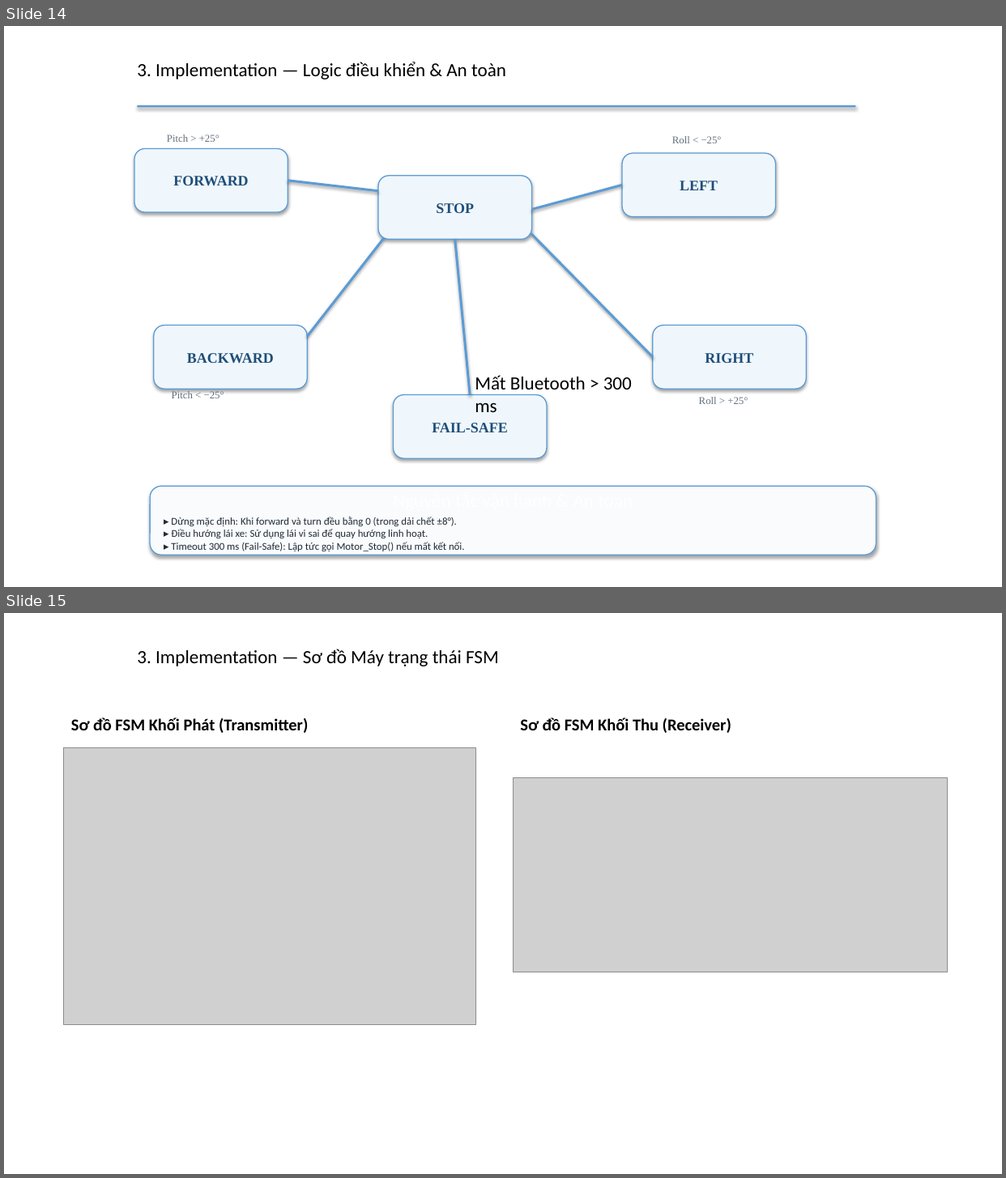
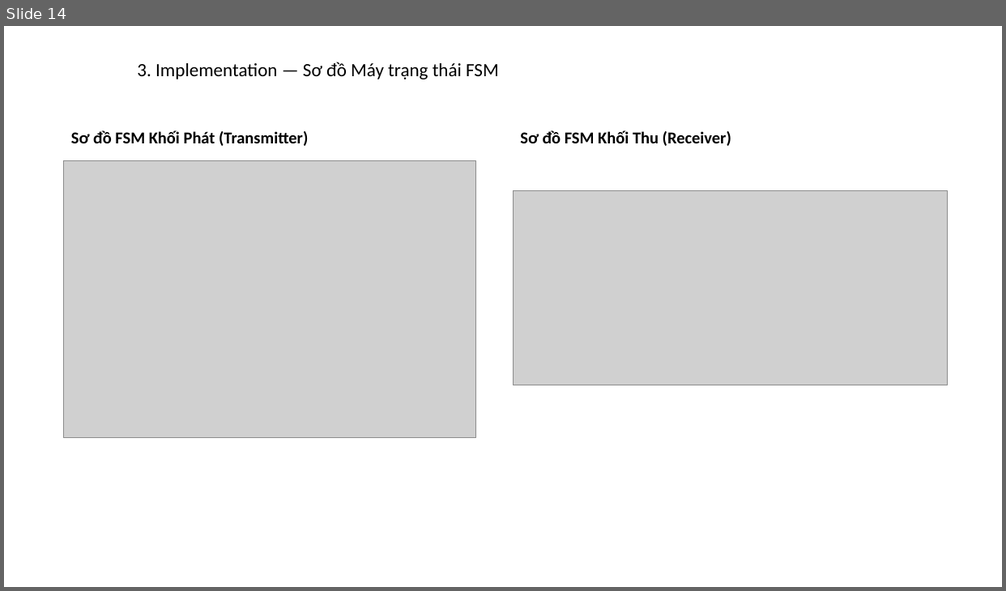
Before and after one commit to Theta2414/Controlling-Robot-Car, a slide deck: Presentation/EmbeddedC.pptx. Shown one above the other, each under a label of ours: slides 14 and 15 before the commit, slide 14 after it. The pictures are 1006x1178 and 1006x591 pixels, drawn with LibreOffice and Linux fonts; fonts in the diff are those of the drawing; grey boxes stand for pictures; background and template pictures are left out. Boxes give left, top, right and bottom in pixels: in the first picture for what was removed or moved away, otherwise in the second. Text is boxed around its words. In the diff, an @@ line names an element or a change of style, - is before the commit and + after.

```diff
--- a/Presentation/EmbeddedC.pptx
+++ b/Presentation/EmbeddedC.pptx
@@ slide 14 removed at <box>4,26,1002,587</box>, background picture (left out) @@
@@ text removed at <box>137,62,506,79</box> @@
-3. Implementation — Logic điều khiển & An toàn
@@ rectangle removed at <box>138,105,856,108</box> @@
@@ text removed at <box>167,135,219,142</box> @@
-Pitch > +25°
@@ text removed at <box>672,136,722,143</box> @@
-Roll < −25°
@@ rounded rectangle removed at <box>134,149,288,212</box> @@
-FORWARD
@@ rounded rectangle removed at <box>622,153,776,217</box> @@
-LEFT
@@ line removed from (378, 190) to (288, 180) @@
@@ rounded rectangle removed at <box>378,176,532,239</box> @@
-STOP
@@ line removed from (532, 209) to (622, 185) @@
@@ line removed from (384, 238) to (307, 337) @@
@@ line removed from (455, 239) to (471, 395) @@
@@ line removed from (531, 233) to (653, 357) @@
@@ rounded rectangle removed at <box>154,326,307,389</box> @@
-BACKWARD
@@ rounded rectangle removed at <box>653,326,807,389</box> @@
-RIGHT
@@ text removed at <box>475,375,632,412</box> @@
-Mất Bluetooth > 300 ms
@@ text removed at <box>172,391,224,399</box> @@
-Pitch < −25°
@@ rounded rectangle removed at <box>394,395,547,459</box> @@
-FAIL-SAFE
@@ text removed at <box>699,397,748,404</box> @@
-Roll > +25°
@@ rounded rectangle removed at <box>150,486,876,555</box> @@
-Nguyên tắc vận hành & An toàn
-▸ Dừng mặc định: Khi forward và turn đều bằng 0 (trong dải chết ±8°).
-▸ Điều hướng lái xe: Sử dụng lái vi sai để quay hướng linh hoạt.
-▸ Timeout 300 ms (Fail-Safe): Lập tức gọi Motor_Stop() nếu mất kết nối.
@@ what was slide 15 is now slide 14 @@
```
Also in this commit, not shown: 16 slides changed, 31 other files.
